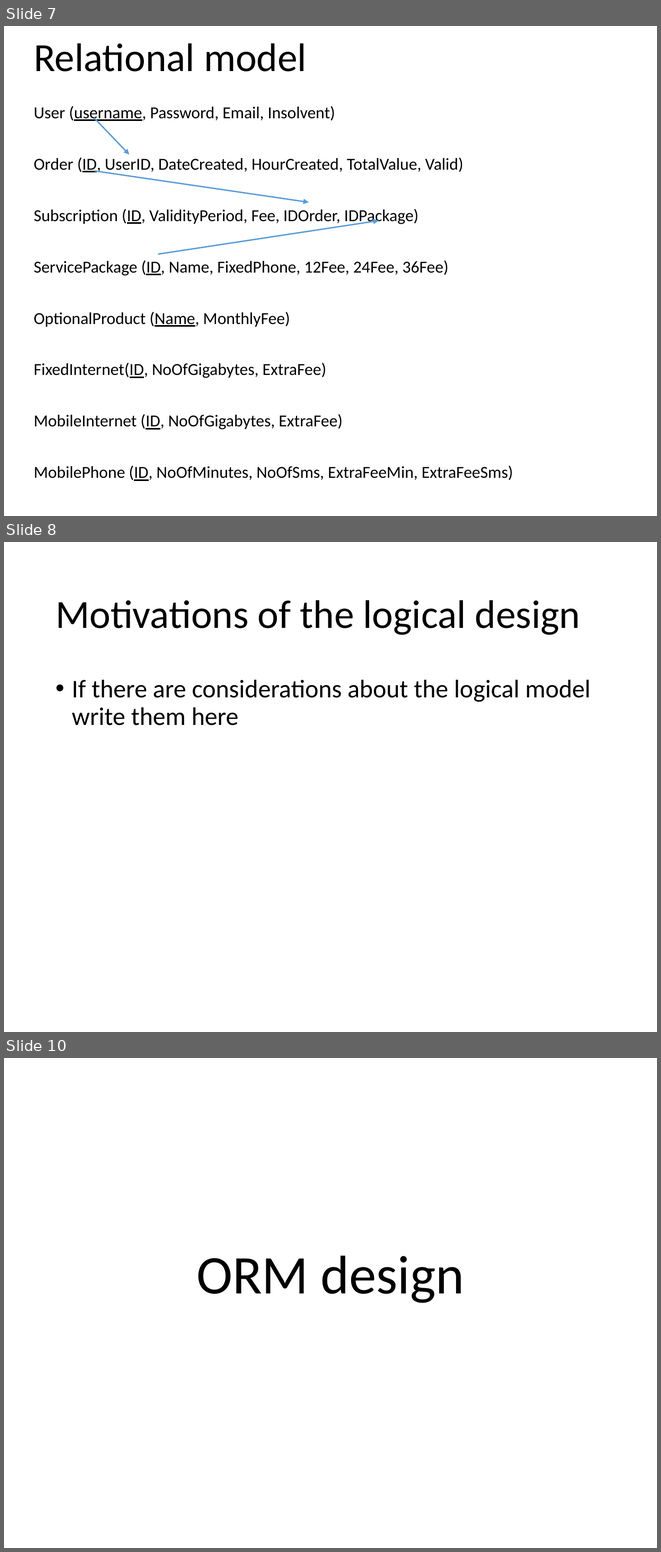
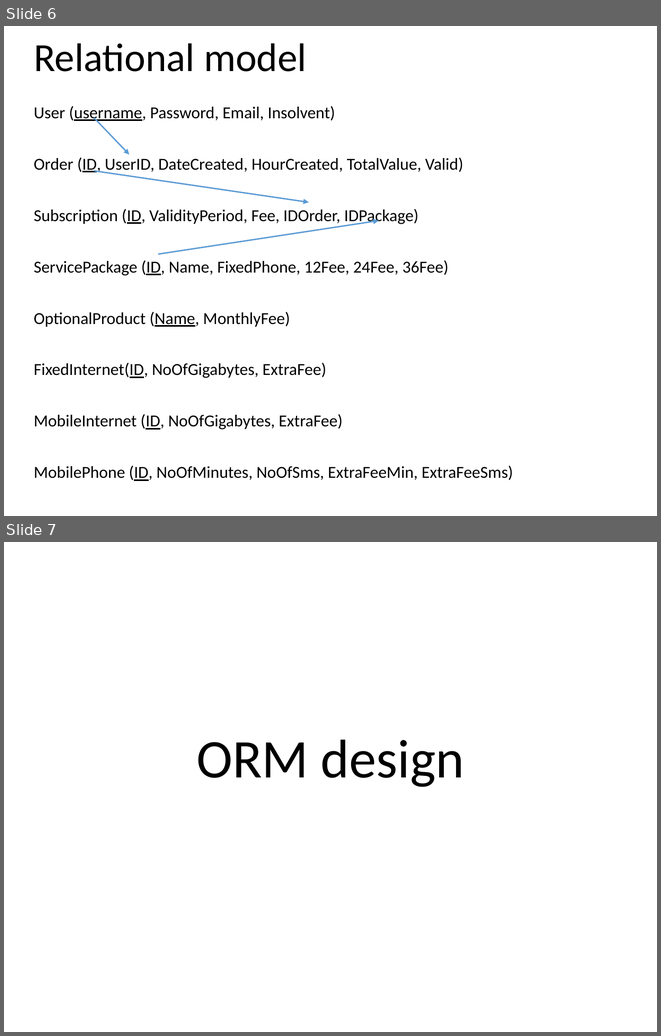
Before and after one commit to marcozetaa/TelcoService, a slide deck: UML/Presentation .pptx. Shown one above the other, each under a label of ours: slides 7, 8 and 10 before the commit, slides 6 and 7 after it; the slides between them are not shown. The pictures are 661x1552 and 661x1036 pixels, drawn with LibreOffice and Linux fonts; fonts in the diff are those of the drawing. Boxes give left, top, right and bottom in pixels: in the first picture for what was removed or moved away, otherwise in the second. Text is boxed around its words. In the diff, an @@ line names an element or a change of style, - is before the commit and + after.

```diff
--- a/UML/Presentation .pptx
+++ b/UML/Presentation .pptx
@@ slide 8 removed at <box>4,542,657,1032</box>, background #FFFFFF @@
@@ title removed at <box>55,600,581,635</box> @@
-Motivations of the logical design
@@ text removed at <box>72,679,590,725</box> @@
-• If there are considerations about the logical model write them here
@@ what was slide 7 is now slide 6 @@
@@ what was slide 10 is now slide 7 @@
```
Also in this commit, not shown: 5 slides changed, 10 slides added, 10 other slides removed, 6 other files.
